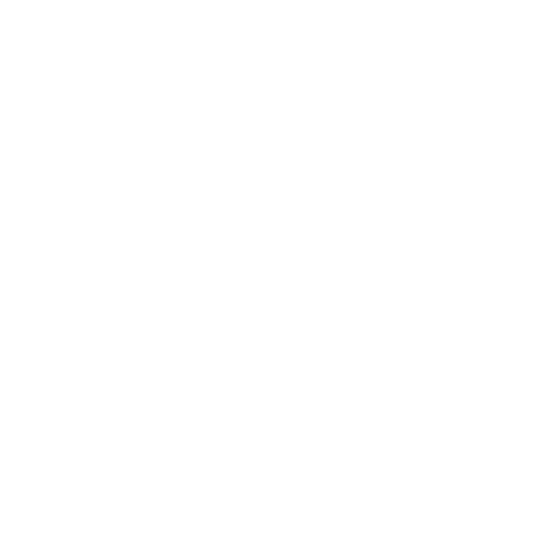
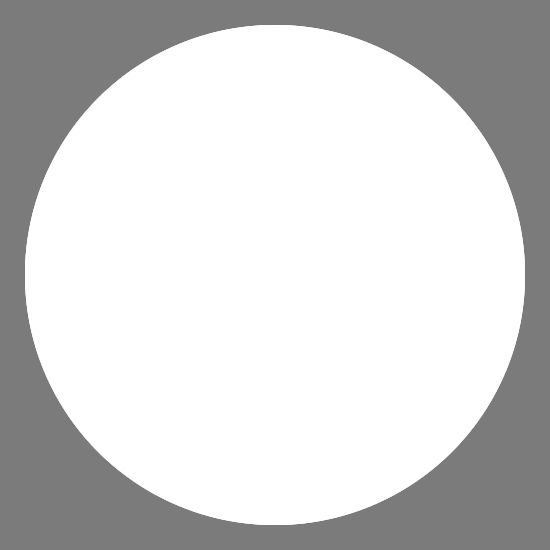
Layer changes from the first 550x550 image to the second:
added layer "背景" above "レイヤー 1" over [25, 25, 525, 525]
showed "レイヤー 1" over [0, 0, 550, 550]
